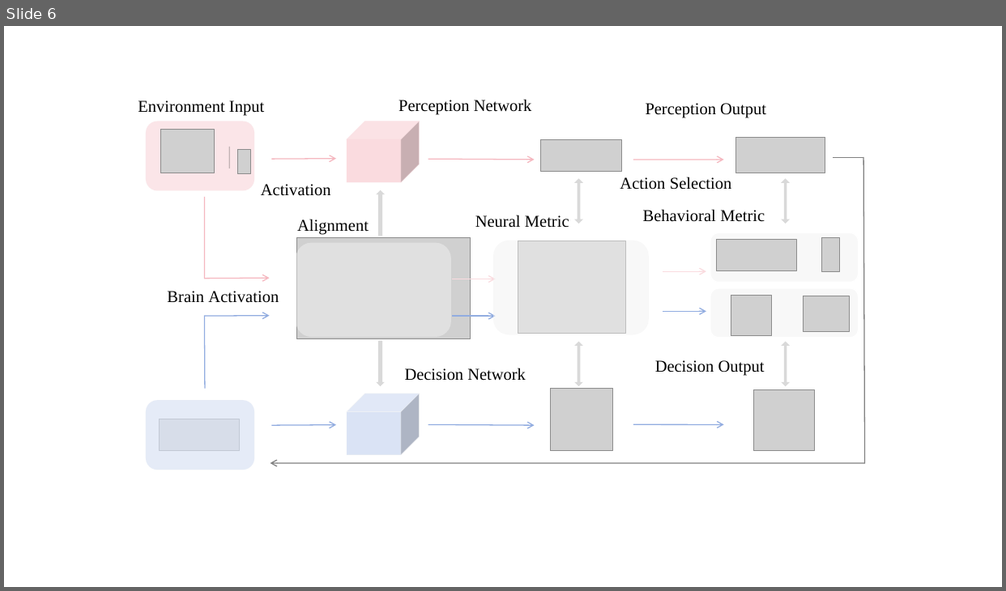
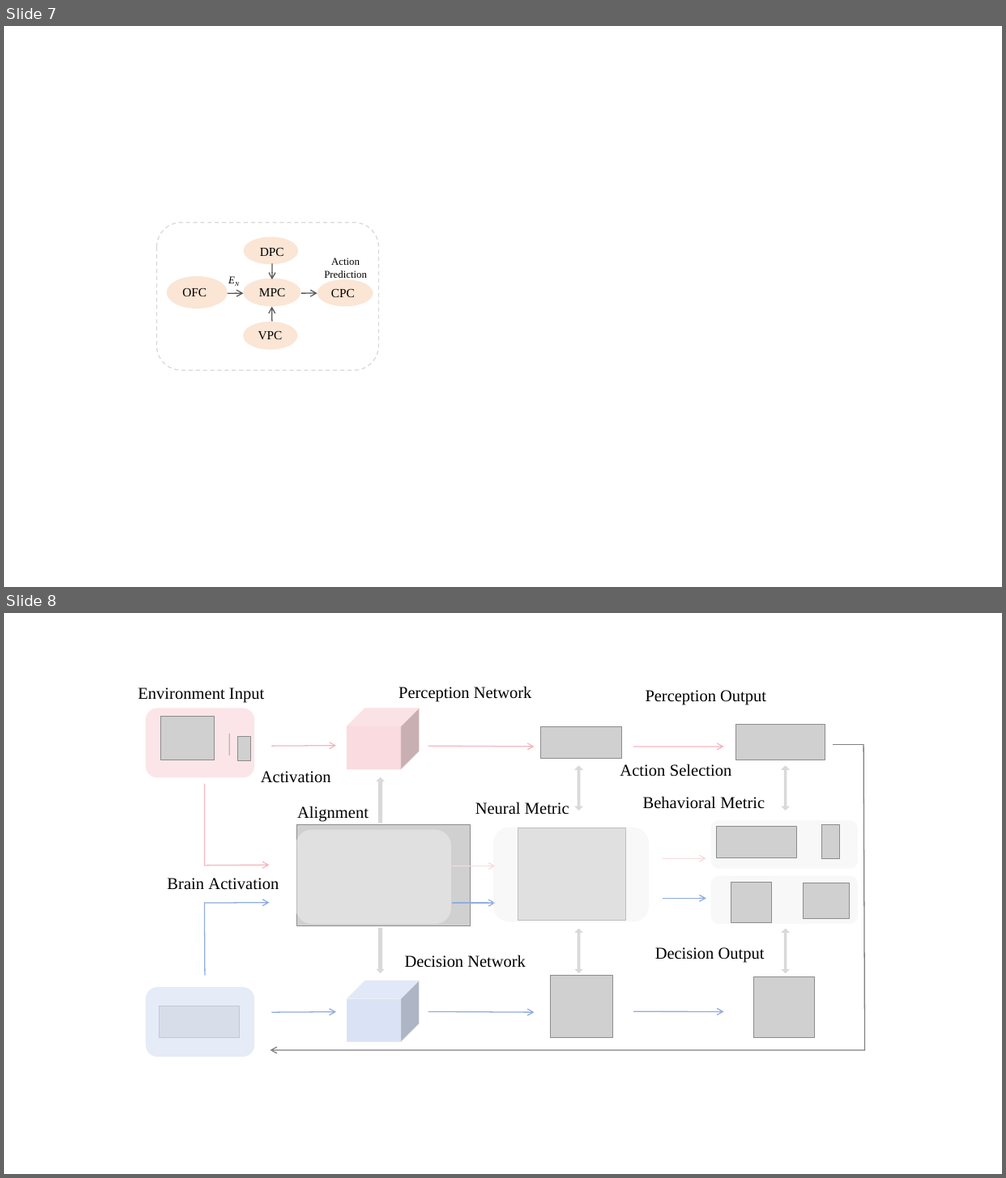
Before and after one commit to OpenHUTB/CILv2_multiview, a slide deck: latex/fig/brain_inspired.pptx. Shown one above the other, each under a label of ours: slide 6 before the commit, slides 7 and 8 after it. The pictures are 1006x591 and 1006x1178 pixels, drawn with LibreOffice and Linux fonts; fonts in the diff are those of the drawing; grey boxes stand for pictures; background and template pictures are left out. Boxes give left, top, right and bottom in pixels: in the first picture for what was removed or moved away, otherwise in the second. Text is boxed around its words. In the diff, an @@ line names an element or a change of style, - is before the commit and + after.

```diff
--- a/latex/fig/brain_inspired.pptx
+++ b/latex/fig/brain_inspired.pptx
@@ slide 7 added at <box>4,26,1002,587</box>, background #FFFFFF @@
@@ rounded rectangle added at <box>157,223,379,371</box>, outline #D9D9D9 1 pt dashed @@
@@ ellipse added at <box>244,237,298,265</box>, fill #F8CDAC at 50% opacity @@
@@ text added at <box>260,247,284,256</box>, 12 pt, text #000000 @@
+DPC
@@ arrow added from (272, 264) to (272, 280), #595959 1 pt @@
@@ text added at <box>324,258,367,280</box>, 10 pt, text #000000 @@
+Action Prediction
@@ ellipse added at <box>167,276,227,308</box>, fill #F8CDAC at 50% opacity @@
@@ text added at <box>182,288,206,297</box>, 12 pt, text #000000 @@
+OFC
@@ text added at <box>219,270,248,290</box>, 10 pt, text #000000, italic @@
+EN
@@ ellipse added at <box>243,278,300,307</box>, fill #F8CDAC at 50% opacity @@
@@ text added at <box>259,288,285,297</box>, 12 pt, text #000000 @@
+MPC
@@ ellipse added at <box>317,280,373,307</box>, fill #F8CDAC at 50% opacity @@
@@ text added at <box>331,288,355,297</box>, 12 pt, text #000000 @@
+CPC
@@ arrow added from (227, 293) to (244, 293), #595959 1 pt @@
@@ arrow added from (272, 322) to (272, 307), #595959 1 pt @@
@@ arrow added from (301, 293) to (317, 293), #595959 1 pt @@
@@ ellipse added at <box>243,322,297,349</box>, fill #F8CDAC at 50% opacity @@
@@ text added at <box>258,331,283,339</box>, 12 pt, text #000000 @@
+VPC
@@ what was slide 6 is now slide 8 @@
```
Also in this commit, not shown: 1 other slide added, 5 other files.
